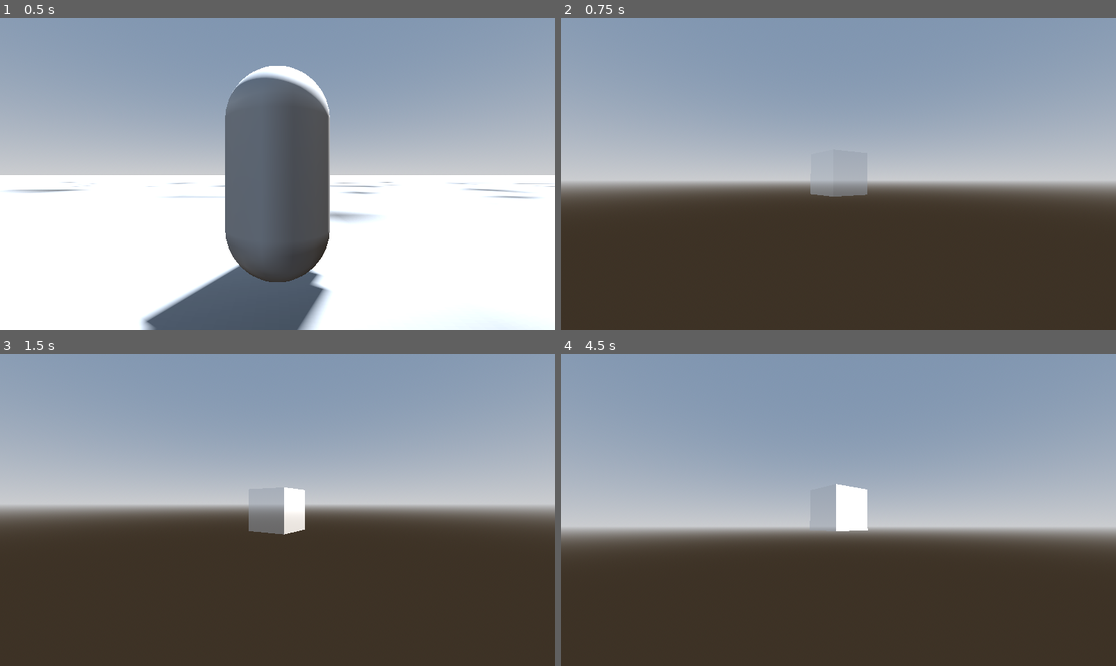
Above: before the commit, frames 1-4 (two rows, left to right).
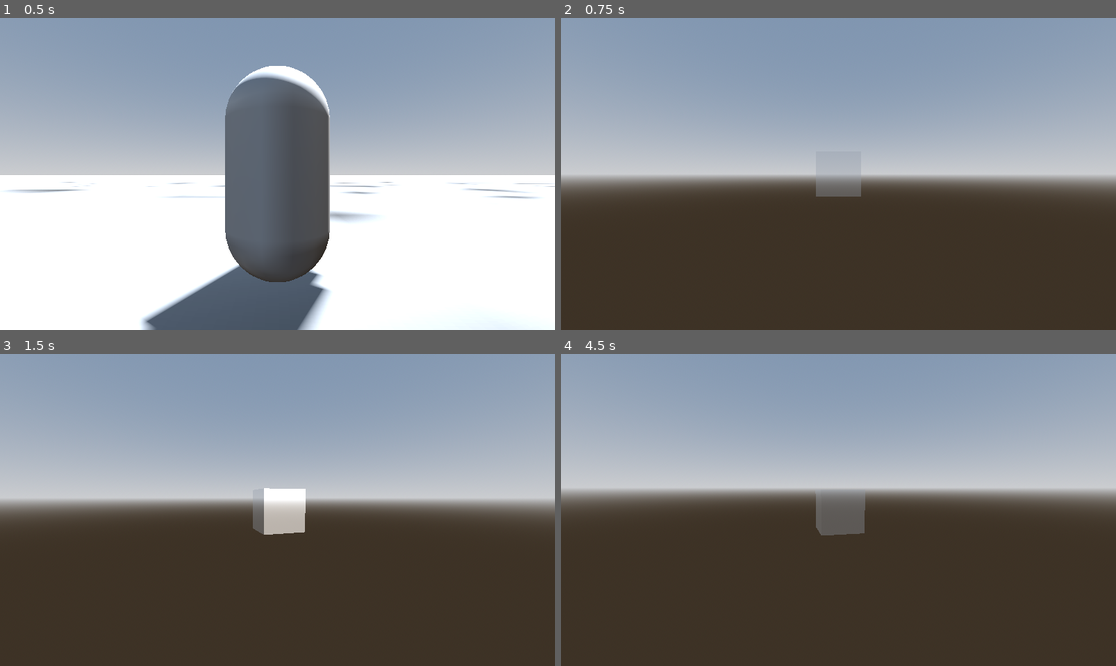
Above: after the commit, the same moments.

Repository: Jagdoggo/Trash-Mtash
Game: Godot game, scene res://node_3d.tscn
Two runs of this game, one before a commit and one after it. Both use one fixed random seed, a clock stepped at 60 frames per second and the inputs below.
Inputs (mouse positions are in pixels of both pictures, inside the frame that each line leads up to):
- Up to frame 1 (0.5 s): no input
- Up to frame 2 (0.75 s): move the mouse to (866, 174) at 0.52 s; hold W (forward) from 0.53 s (still down); tap B (build) at 0.6 s
- Up to frame 3 (1.5 s): keep holding W (forward); tap Space (jump) at 0.77, 1.07 s; tap V (drive, bound only after the commit) at 0.8, 1.35 s; tap Enter at 1.25 s; move the mouse to (249, 510) at 1.27 s
- Up to frame 4 (4.5 s): keep holding W (forward); tap Space (jump) at 1.52, 1.82, 2, 3.02, 3.05, 3.32, 3.5, 3.6, 3.77, 4.07 s; tap P (switch drive dir, bound only after the commit) at 1.55, 2.1 s; move the mouse to (849, 503) at 2.02 s; tap L (switch steer dir, bound only after the commit) at 2.3, 2.85 s; tap Enter at 2.75 s; move the mouse to (832, 516) at 2.77 s; move the mouse to (877, 513) at 3.52 s; tap B (build) at 3.8, 4.35 s; move the mouse to (794, 506) at 4.27 s

Frame 1 is identical in both runs. In frame 2, 5.4% of the frame differs, in the area x 0-100%, y 46-58%; in frame 3, 5.8%; in frame 4, 26%, in the area x 0-100%, y 30-63%.

Commit message:
Add drivable vehicle and driving controls
Introduce a VehicleBody3D script and scene integration to support driving. Added vehicle.gd (and UID) implementing camera controls, drive/steer toggles, engine and steering application, and input handling. Updated builder.gd to only handle builder mouse/scroll input while in build mode and to align the camera arm with the preview. Updated builder.tscn to attach the vehicle script and add CameraArm/Cam nodes under the Vehicle. Updated Player (mtash_man.gd) to track driving state, toggle between player and vehicle cameras, assign spawned vehicle.player, and disable player movement while driving. Added new input actions to project.godot (drive, switch drive dir, switch steer dir, delete part) and adjusted preview material transparency. These changes enable switching between building and driving modes and basic vehicle control.

Diff:
--- a/builder.gd
+++ b/builder.gd
@@ -17,16 +17,17 @@
 	Input.mouse_mode = Input.MOUSE_MODE_CAPTURED
 
 func _input(event: InputEvent) -> void:
-	if event is InputEventMouseMotion:
-		camera_arm.rotation.y += -event.relative.x * mouse_sens
-		camera_arm.rotation.x += -event.relative.y * mouse_sens
-		camera_arm.rotation_degrees.x = clamp(camera_arm.rotation_degrees.x,-90,90)
-	if event is InputEventMouseButton and event.is_pressed():
-		if event.button_index == MOUSE_BUTTON_WHEEL_UP:
-			cam.position.z -= event.factor * scroll_sens
-		elif event.button_index == MOUSE_BUTTON_WHEEL_DOWN:
-			cam.position.z += event.factor * scroll_sens
-		cam.position.z = clamp(cam.position.z,1,15)
+	if player.building:
+		if event is InputEventMouseMotion:
+			camera_arm.rotation.y += -event.relative.x * mouse_sens
+			camera_arm.rotation.x += -event.relative.y * mouse_sens
+			camera_arm.rotation_degrees.x = clamp(camera_arm.rotation_degrees.x,-90,90)
+		if event is InputEventMouseButton and event.is_pressed():
+			if event.button_index == MOUSE_BUTTON_WHEEL_UP:
+				cam.position.z -= event.factor * scroll_sens
+			elif event.button_index == MOUSE_BUTTON_WHEEL_DOWN:
+				cam.position.z += event.factor * scroll_sens
+			cam.position.z = clamp(cam.position.z,1,15)
 
 func _process(delta: float) -> void:
 	if player.building:
@@ -41,6 +42,7 @@
 			current_block_index -= 1
 		if Input.is_action_just_pressed("cycle block right"):
 			current_block_index += 1
+		camera_arm.position = preview.position
 		current_block_index = clamp(current_block_index,0,blocks.size() - 1)
 		if Input.is_action_just_pressed("build part"):
 			var part = blocks[current_block_index].instantiate()
--- a/builder.tscn
+++ b/builder.tscn
@@ -5,6 +5,7 @@
 [ext_resource type="PackedScene" uid="uid://b4e8sbk4mtxav" path="res://block.tscn" id="3_nebbf"]
 [ext_resource type="PackedScene" uid="uid://b04wdl6v6rdda" path="res://wheel.tscn" id="4_h00wr"]
 [ext_resource type="PackedScene" uid="uid://u2vndig3hjmo" path="res://wheel(steer).tscn" id="5_ucbhk"]
+[ext_resource type="Script" uid="uid://gissbbh2t35s" path="res://vehicle.gd" id="6_ucbhk"]
 
 [sub_resource type="ProceduralSkyMaterial" id="ProceduralSkyMaterial_clihi"]
 sky_horizon_color = Color(0.66224277, 0.6717428, 0.6867428, 1)
@@ -33,6 +34,13 @@
 
 [node name="Vehicle" type="VehicleBody3D" parent="." unique_id=1733489642]
 freeze = true
+script = ExtResource("6_ucbhk")
+
+[node name="Camera Arm" type="SpringArm3D" parent="Vehicle" unique_id=1343443648]
+transform = Transform3D(1, 0, 0, 0, 0.99999994, 0, 0, 0, 0.99999994, 0, 0, 0)
+spring_length = 2.0
+
+[node name="Cam" type="Camera3D" parent="Vehicle/Camera Arm" unique_id=1275216196]
 
 [node name="Camera Arm" type="Node3D" parent="." unique_id=174607145]
 
--- a/mtash_man.gd
+++ b/mtash_man.gd
@@ -12,21 +12,23 @@
 @onready var cam: Camera3D = $"Camera Arm/Cam"
 
 var building = false
+var driving = false
 
 func _ready() -> void:
 	Input.mouse_mode = Input.MOUSE_MODE_CAPTURED
 
 func _input(event: InputEvent) -> void:
-	if event is InputEventMouseMotion:
-		rotate_y(-event.relative.x * mouse_sens)
-		camera_arm.rotate_x(-event.relative.y * mouse_sens)
-		camera_arm.rotation_degrees.x = clamp(camera_arm.rotation_degrees.x,-90,90)
-	if event is InputEventMouseButton and event.is_pressed():
-		if event.button_index == MOUSE_BUTTON_WHEEL_UP:
-			camera_arm.spring_length -= event.factor * scroll_sens
-		elif event.button_index == MOUSE_BUTTON_WHEEL_DOWN:
-			camera_arm.spring_length += event.factor * scroll_sens
-		camera_arm.spring_length = clamp(camera_arm.spring_length,1,7.5)
+	if not building:
+		if event is InputEventMouseMotion:
+			rotate_y(-event.relative.x * mouse_sens)
+			camera_arm.rotate_x(-event.relative.y * mouse_sens)
+			camera_arm.rotation_degrees.x = clamp(camera_arm.rotation_degrees.x,-90,90)
+		if event is InputEventMouseButton and event.is_pressed():
+			if event.button_index == MOUSE_BUTTON_WHEEL_UP:
+				camera_arm.spring_length -= event.factor * scroll_sens
+			elif event.button_index == MOUSE_BUTTON_WHEEL_DOWN:
+				camera_arm.spring_length += event.factor * scroll_sens
+			camera_arm.spring_length = clamp(camera_arm.spring_length,1,7.5)
 
 func _physics_process(delta: float) -> void:
 	if Input.is_action_just_pressed("build"):
@@ -35,9 +37,9 @@
 			builder.cam.current = false
 			cam.current = true
 			vehicle = builder.vehicle.duplicate()
+			vehicle.player = self
 			vehicle.position = Vector3(position.x,position.y + 2,position.z)
 			vehicle.freeze = false
-			vehicle.engine_force = 100
 			get_parent().add_child(vehicle)
 		else:
 			building = true
@@ -46,16 +48,26 @@
 	if Input.is_action_just_pressed("quit"):
 		get_tree().quit()
 	if not building:
-		if Input.is_action_just_pressed("jump") and is_on_floor():
-			velocity.y = jump_vel
-		if not is_on_floor():
-			velocity += get_gravity() * delta
-		var input_dir := Input.get_vector("left", "right", "forward", "backward")
-		var direction := (transform.basis * Vector3(input_dir.x, 0, input_dir.y)).normalized()
-		if direction:
-			velocity.x = direction.x * SPEED
-			velocity.z = direction.z * SPEED
-		else:
-			velocity.x = move_toward(velocity.x, 0, SPEED)
-			velocity.z = move_toward(velocity.z, 0, SPEED)
+		if Input.is_action_just_pressed("drive"):
+			if driving:
+				driving = false
+				cam.current = true
+				vehicle.cam.current = false
+			else:
+				driving = true
+				cam.current = false
+				vehicle.cam.current = true
+		if not driving:
+			if Input.is_action_just_pressed("jump") and is_on_floor():
+				velocity.y = jump_vel
+			if not is_on_floor():
+				velocity += get_gravity() * delta
+			var input_dir := Input.get_vector("left", "right", "forward", "backward")
+			var direction := (transform.basis * Vector3(input_dir.x, 0, input_dir.y)).normalized()
+			if direction:
+				velocity.x = direction.x * SPEED
+				velocity.z = direction.z * SPEED
+			else:
+				velocity.x = move_toward(velocity.x, 0, SPEED)
+				velocity.z = move_toward(velocity.z, 0, SPEED)
 	move_and_slide()
--- a/preview.tscn
+++ b/preview.tscn
@@ -2,7 +2,7 @@
 
 [sub_resource type="StandardMaterial3D" id="StandardMaterial3D_cn6ar"]
 transparency = 1
-albedo_color = Color(1, 1, 1, 0.5019608)
+albedo_color = Color(1, 1, 1, 0.36078432)
 
 [sub_resource type="BoxMesh" id="BoxMesh_2gyu8"]
 material = SubResource("StandardMaterial3D_cn6ar")
--- a/project.godot
+++ b/project.godot
@@ -81,6 +81,26 @@
 "events": [Object(InputEventKey,"resource_local_to_scene":false,"resource_name":"","device":-1,"window_id":0,"alt_press …(192 unchanged characters)…
 ]
 }
+drive={
+"deadzone": 0.2,
+"events": [Object(InputEventKey,"resource_local_to_scene":false,"resource_name":"","device":-1,"window_id":0,"alt_pressed":false,"shift_pressed":false,"ctrl_pressed":false,"meta_pressed":false,"pressed":false,"keycode":0,"physical_keycode":86,"key_label":0,"unicode":118,"location":0,"echo":false,"script":null)
+]
+}
+"switch drive dir"={
+"deadzone": 0.2,
+"events": [Object(InputEventKey,"resource_local_to_scene":false,"resource_name":"","device":-1,"window_id":0,"alt_pressed":false,"shift_pressed":false,"ctrl_pressed":false,"meta_pressed":false,"pressed":false,"keycode":0,"physical_keycode":80,"key_label":0,"unicode":112,"location":0,"echo":false,"script":null)
+]
+}
+"delete part"={
+"deadzone": 0.2,
+"events": [Object(InputEventKey,"resource_local_to_scene":false,"resource_name":"","device":-1,"window_id":0,"alt_pressed":false,"shift_pressed":false,"ctrl_pressed":false,"meta_pressed":false,"pressed":false,"keycode":0,"physical_keycode":89,"key_label":0,"unicode":121,"location":0,"echo":false,"script":null)
+]
+}
+"switch steer dir"={
+"deadzone": 0.2,
+"events": [Object(InputEventKey,"resource_local_to_scene":false,"resource_name":"","device":-1,"window_id":0,"alt_pressed":false,"shift_pressed":false,"ctrl_pressed":false,"meta_pressed":false,"pressed":false,"keycode":0,"physical_keycode":76,"key_label":0,"unicode":108,"location":0,"echo":false,"script":null)
+]
+}
 
 [physics]
 
--- /dev/null
+++ b/vehicle.gd
@@ -0,0 +1,48 @@
+extends VehicleBody3D
+
+@export var mouse_sens : float = 0.01
+@export var scroll_sens : float = 0.4
+@export var player : Player
+@export var drive_force : float = 100
+@export var turn_force : float = 30
+
+@onready var camera_arm: SpringArm3D = $"Camera Arm"
+@onready var cam: Camera3D = $"Camera Arm/Cam"
+
+var flipped : bool = false
+var flipped_steer : bool = false
+
+func _input(event: InputEvent) -> void:
+	if not freeze:
+		if player.driving and not player.building:
+			if event is InputEventMouseMotion:
+				camera_arm.rotation.y += -event.relative.x * mouse_sens
+				camera_arm.rotation.x += -event.relative.y * mouse_sens
+				camera_arm.rotation_degrees.x = clamp(camera_arm.rotation_degrees.x,-90,90)
+			if event is InputEventMouseButton and event.is_pressed():
+				if event.button_index == MOUSE_BUTTON_WHEEL_UP:
+					camera_arm.spring_length -= event.factor * scroll_sens
+				elif event.button_index == MOUSE_BUTTON_WHEEL_DOWN:
+					camera_arm.spring_length += event.factor * scroll_sens
+				camera_arm.spring_length = clamp(camera_arm.spring_length,1,15)
+
+func  _process(delta: float) -> void:
+	if player and player.driving and not player.building and not freeze:
+		if Input.is_action_just_pressed("switch drive dir"):
+			if flipped:
+				flipped = false
+			else:
+				flipped = true
+		if Input.is_action_just_pressed("switch steer dir"):
+			if flipped_steer:
+				flipped_steer = false
+			else:
+				flipped_steer = true
+		var drive : float = Input.get_axis("backward","forward") * drive_force
+		var steer : float = Input.get_axis("left","right") * turn_force
+		if flipped:
+			drive *= -1
+		if flipped_steer:
+			steer *= -1
+		engine_force = drive
+		steering = deg_to_rad(steer)
Not shown, added: vehicle.gd.uid
